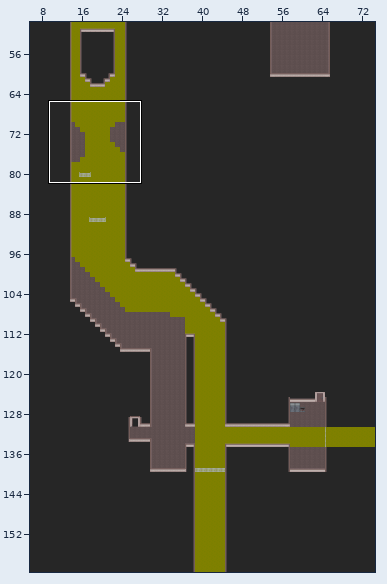
Two versions of a level (Tiled map, scenes/map/sewageSection.tmx). The first picture is a wide view before the edit; the outline marks the close-up.
Close-up. Old version:
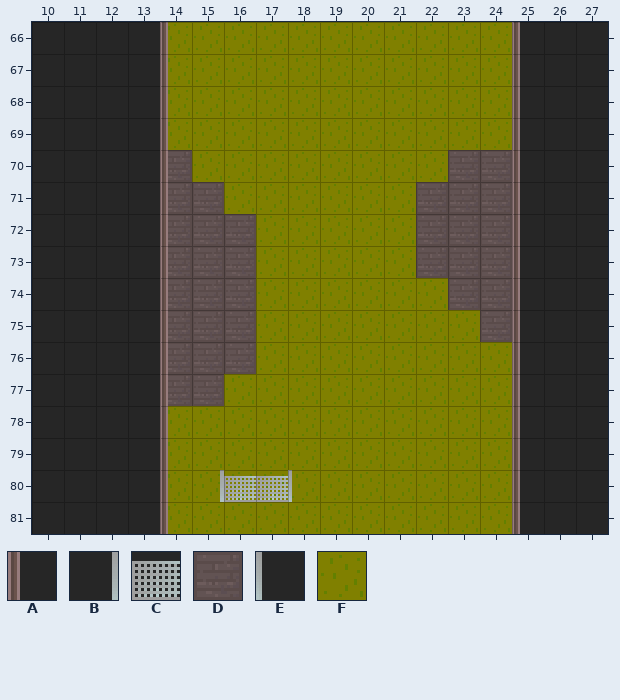
Cells are 16x16 px. Shown: x 10..27, y 66..81. The commit also changed other parts of the map, which this record leaves out.
Key: from "tileset": A 151, B 311, C 312, D 313, E 344, F 406.
_ is an empty cell.
Layer "Floor, background and sewage" before, first column x 10:
66 ____FFFFFFFFFFF___
67 ____FFFFFFFFFFF___
68 ____FFFFFFFFFFF___
69 ____FFFFFFFFFFF___
70 ____DFFFFFFFFDD___
71 ____DDFFFFFFDDD___
72 ____DDDFFFFFDDD___
73 ____DDDFFFFFDDD___
74 ____DDDFFFFFFDD___
75 ____DDDFFFFFFFD___
76 ____DDDFFFFFFFF___
77 ____DDFFFFFFFFF___
78 ____FFFFFFFFFFF___
79 ____FFFFFFFFFFF___
80 ____FFFFFFFFFFF___
81 ____FFFFFFFFFFF___
Layer "Barriers" before, first column x 10:
66 ____A__________A__
67 ____A__________A__
68 ____A__________A__
69 ____A__________A__
70 ____A__________A__
71 ____A__________A__
72 ____A__________A__
73 ____A__________A__
74 ____A__________A__
75 ____A__________A__
76 ____A__________A__
77 ____A__________A__
78 ____A__________A__
79 ____A__________A__
80 ____ABCCE______A__
81 ____A__________A__
The result:
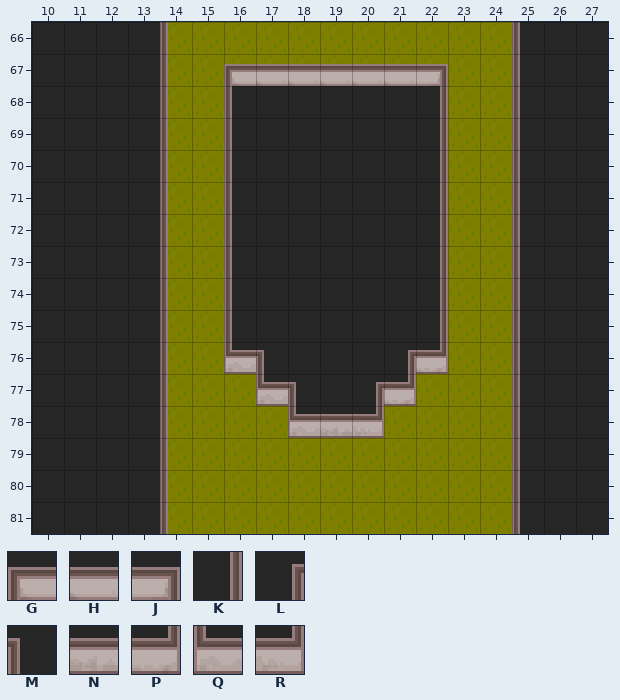
Further tiles: from "tileset": G 119, H 123, J 124, K 156, L 218, M 218 flipped left-right, N 219, P 220, Q 247, R 250.
Changes in this commit:
Layer "Floor, background and sewage":
y 68..69: x 16..22 FFFFFFF -> _______
y 70: x 14 D -> F; x 16..24 FFFFFFFDD -> _______FF
y 71: x 14..24 DDFFFFFFDDD -> FF_______FF
y 72..73: x 14..24 DDDFFFFFDDD -> FF_______FF
y 74: x 14..24 DDDFFFFFFDD -> FF_______FF
y 75: x 14..22 DDDFFFFFF -> FF_______; x 24 D -> F
y 76: x 14..22 DDDFFFFFF -> FF_______
y 77: x 14..15 DD -> FF; x 17..21 FFFFF -> _____
y 78: x 18..20 FFF -> ___
Layer "Barriers":
y 67: x 16..22 _______ -> GHHHHHJ
y 68..75: x 16 _ -> A; x 22 _ -> K
y 76: x 16..17 __ -> QM; x 21..22 __ -> LP
y 77: x 17..18 __ -> QM; x 20..21 __ -> LP
y 78: x 18..20 ___ -> QNR
y 80: x 15..18 BCCE -> ____
Boxes around the changes in both close-ups, in picture pixels (x1, y1, x2, y2):
changed: (168, 64, 512, 438)
removed: (220, 470, 292, 502)
